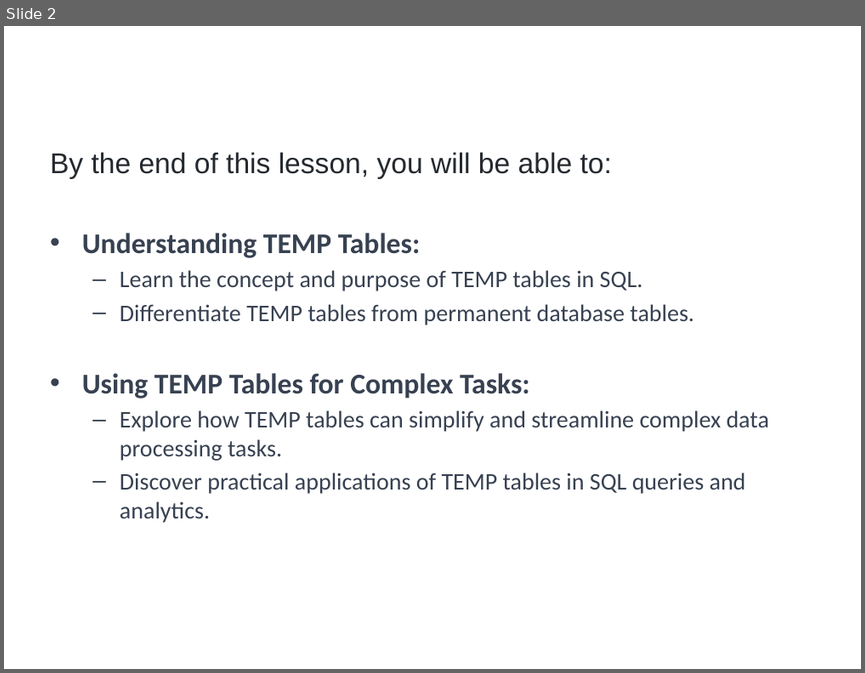
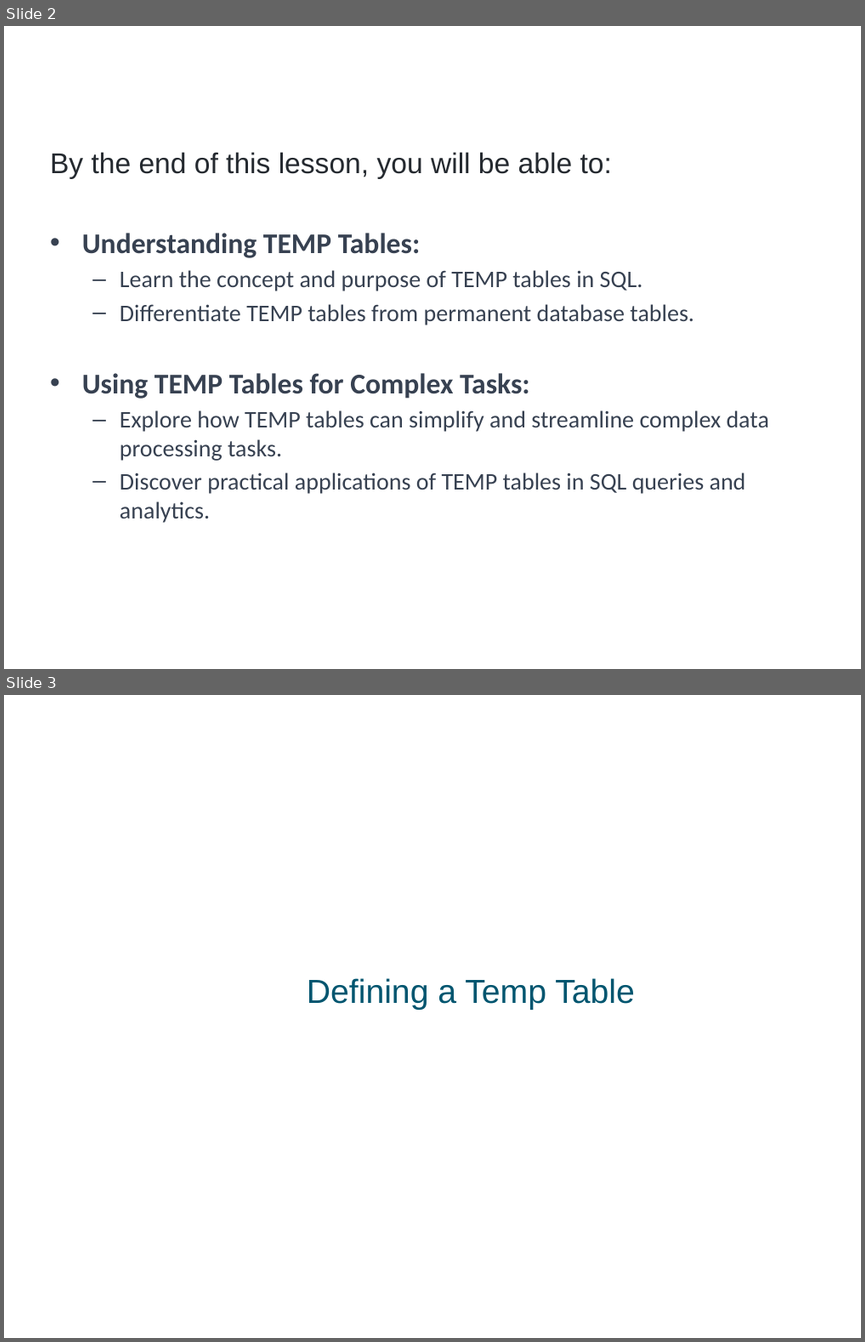
Before and after one commit to a099954/ABC-Program, a slide deck: SQL/Day 6 Temp Tables/Temp Tables SQL.pptx. Shown one above the other, each under a label of ours: slide 2 before the commit, slides 2 and 3 after it. The pictures are 865x673 and 865x1342 pixels, drawn with LibreOffice and Linux fonts; fonts in the diff are those of the drawing; background and template pictures are left out. Boxes give left, top, right and bottom in pixels: in the first picture for what was removed or moved away, otherwise in the second. Text is boxed around its words. In the diff, an @@ line names an element or a change of style, - is before the commit and + after.

```diff
--- a/SQL/Day 6 Temp Tables/Temp Tables SQL.pptx
+++ b/SQL/Day 6 Temp Tables/Temp Tables SQL.pptx
@@ slide 3 added at (x1=4, y1=695, x2=861, y2=1338), background #FFFFFF @@
@@ title added at (x1=307, y1=978, x2=635, y2=1009), 28 pt, text #00556F @@
+Defining a Temp Table
```
Also in this commit, not shown: 3 other slides added, 11 other files.
